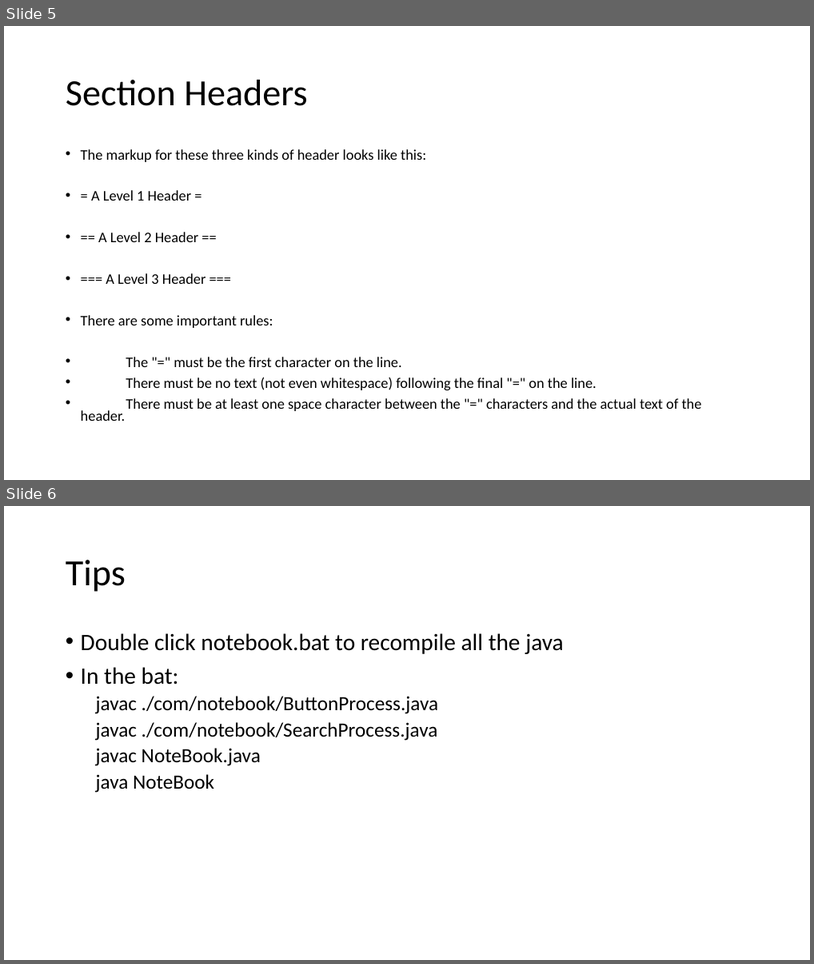
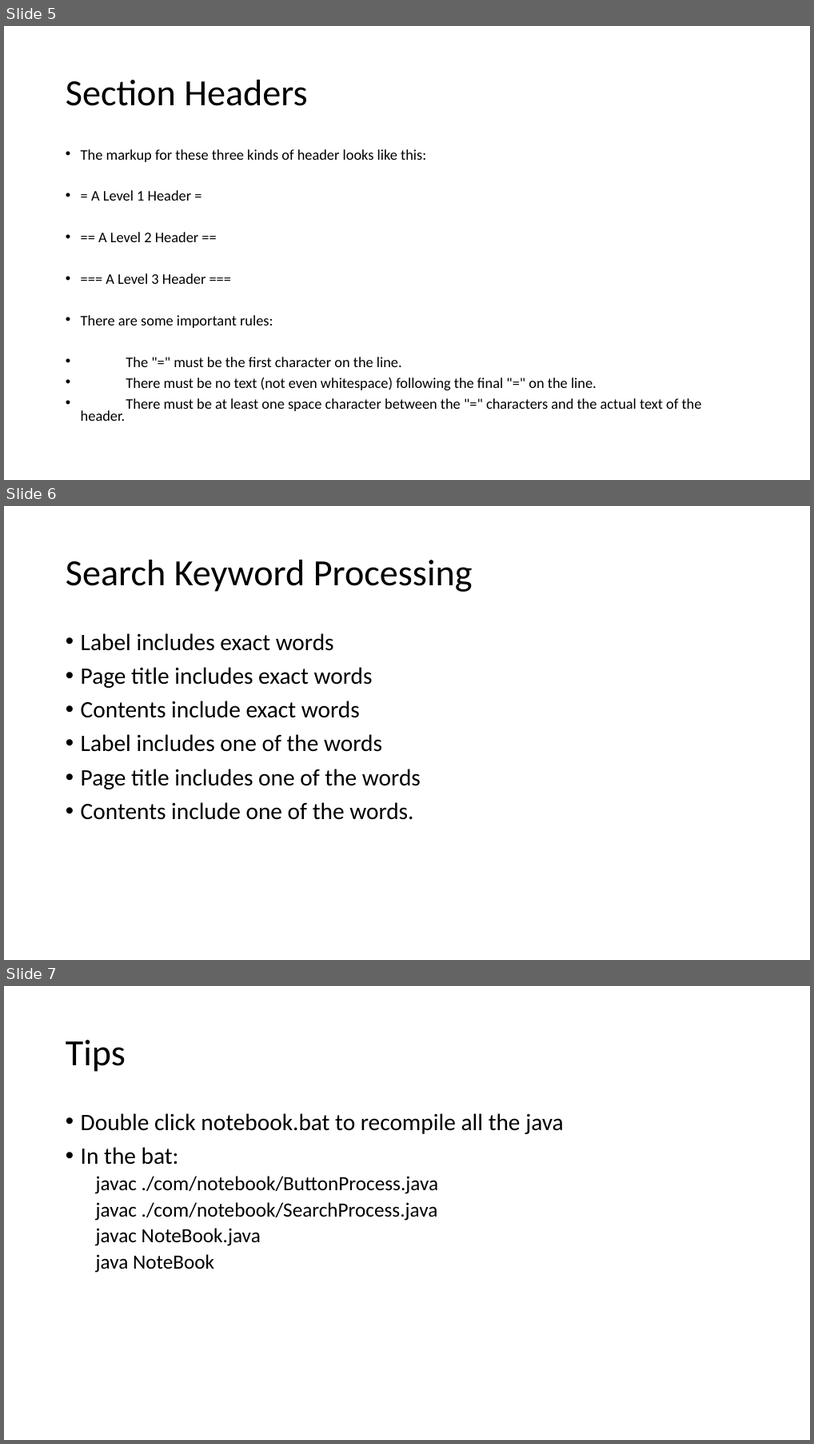
Before and after one commit to unlimitgit/NoteBook, a slide deck: record.pptx. Shown one above the other, each under a label of ours: slides 5 and 6 before the commit, slides 5, 6 and 7 after it. The pictures are 814x964 and 814x1444 pixels, drawn with LibreOffice and Linux fonts; fonts in the diff are those of the drawing. Boxes give left, top, right and bottom in pixels: in the first picture for what was removed or moved away, otherwise in the second. Text is boxed around its words. In the diff, an @@ line names an element or a change of style, - is before the commit and + after.

```diff
--- a/record.pptx
+++ b/record.pptx
@@ slide 6 added at (4,506,810,960), background #FFFFFF @@
@@ title added at (66,560,473,592), 44 pt, text #000000 @@
+Search Keyword Processing
@@ text added at (81,633,421,820), 28 pt, text #000000 @@
+• Label includes exact words
+• Page title includes exact words
+• Contents include exact words
+• Label includes one of the words
+• Page title includes one of the words
+• Contents include one of the words.
@@ what was slide 6 is now slide 7 @@
```
Also in this commit, not shown: 4 other files.
